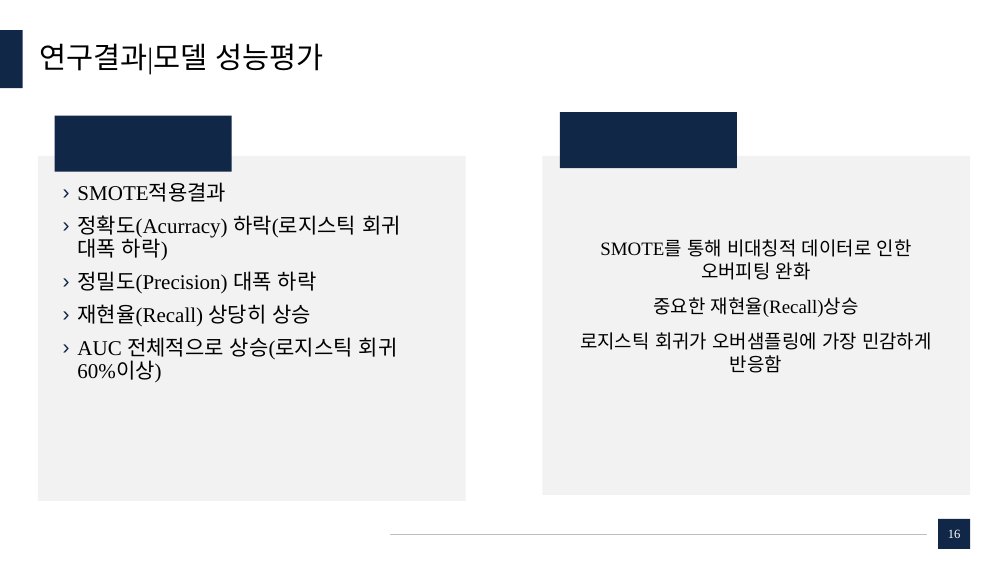
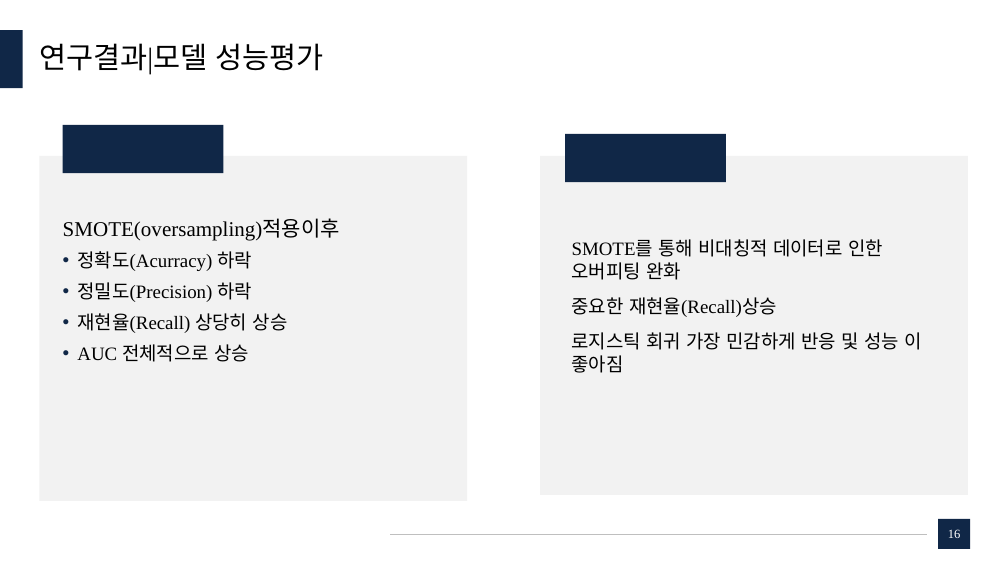
Before and after one commit to dudungE/Competition, a slide deck: slide 16 of ppt/부실가계분류모델에 관한 연구.pptx. Drawn at 1008x567 pixels with LibreOffice and Linux fonts; fonts in the diff are those of the drawing. Boxes give left, top, right and bottom in pixels: in the first picture for what was removed or moved away, otherwise in the second. Text is boxed around its words. In the diff, an @@ line names an element or a change of style, - is before the commit and + after.

```diff
--- a/ppt/부실가계분류모델에 관한 연구.pptx
+++ b/ppt/부실가계분류모델에 관한 연구.pptx
@@ rectangle: place and size @@
-rectangle at (54, 116, 231, 172)
+rectangle at (63, 125, 224, 173)
@@ rectangle: place and size @@
-rectangle at (560, 112, 737, 168)
+rectangle at (566, 134, 727, 182)
@@ text at (63, 219, 340, 302): text changed; size 20 to 18 pt @@
-› SMOTE적용결과
-› 정확도(Acurracy) 하락(로지스틱 회귀 대폭 하락)
-› 정밀도(Precision) 대폭 하락
+SMOTE(oversampling)적용이후
+• 정확도(Acurracy) 하락
+• 정밀도(Precision) 하락
@@ text at (572, 239, 883, 317): alignment centre to left @@
@@ text at (77, 313, 288, 333): size 20 to 18 pt in "재현율(Recall) 상당히 상승"; bullet › to • @@
@@ text at (77, 344, 249, 362): text changed; size 20 to 18 pt @@
-› AUC 전체적으로 상승(로지스틱 회귀 60%이상)
+• AUC 전체적으로 상승
@@ text at (572, 332, 921, 373): text changed @@
-로지스틱 회귀가 오버샘플링에 가장 민감하게 반응함
+로지스틱 회귀 가장 민감하게 반응 및 성능 이 좋아짐
```
Also in this commit, not shown: 19 other slides changed, 7 slides added, 2 slides removed, 2 other files.
